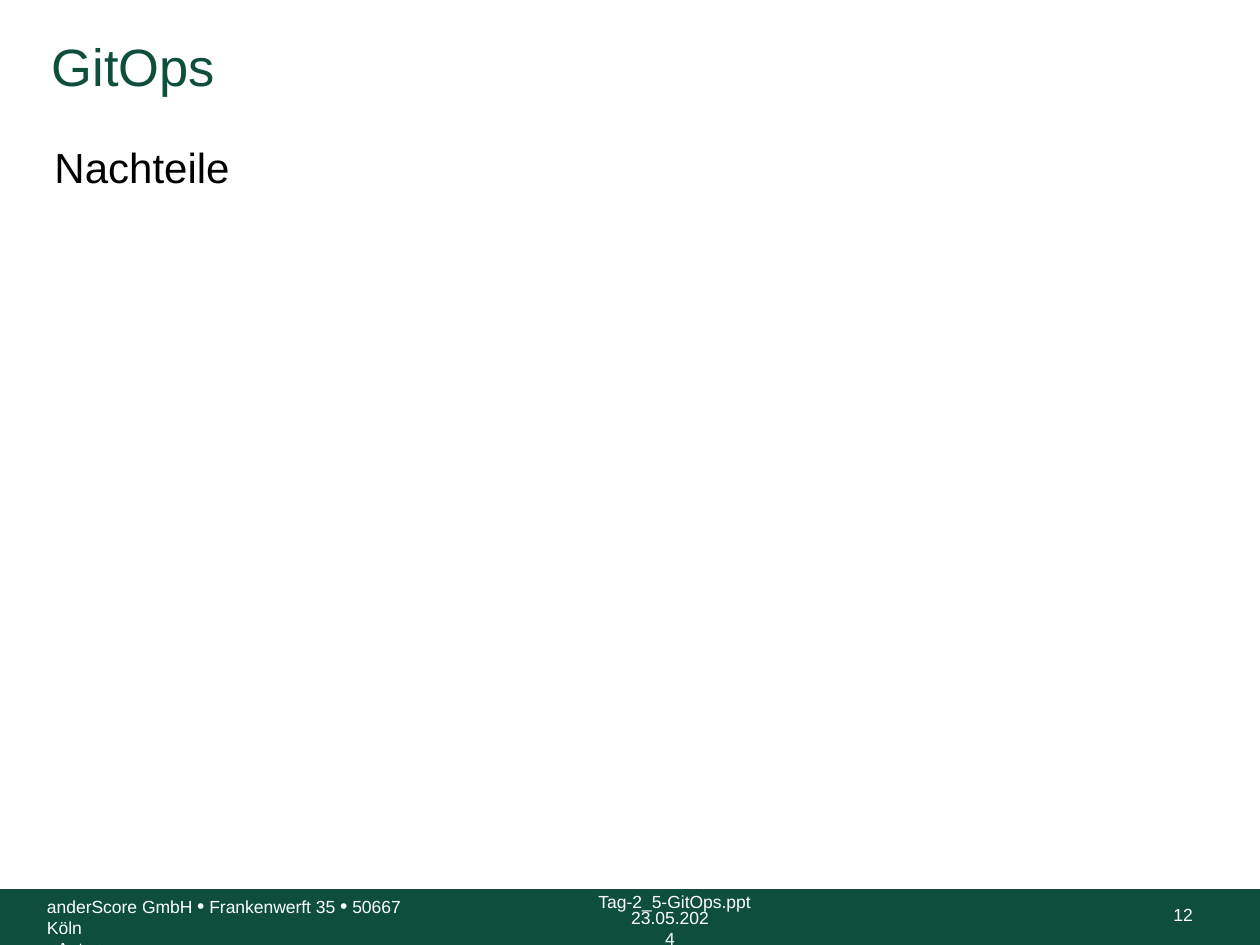
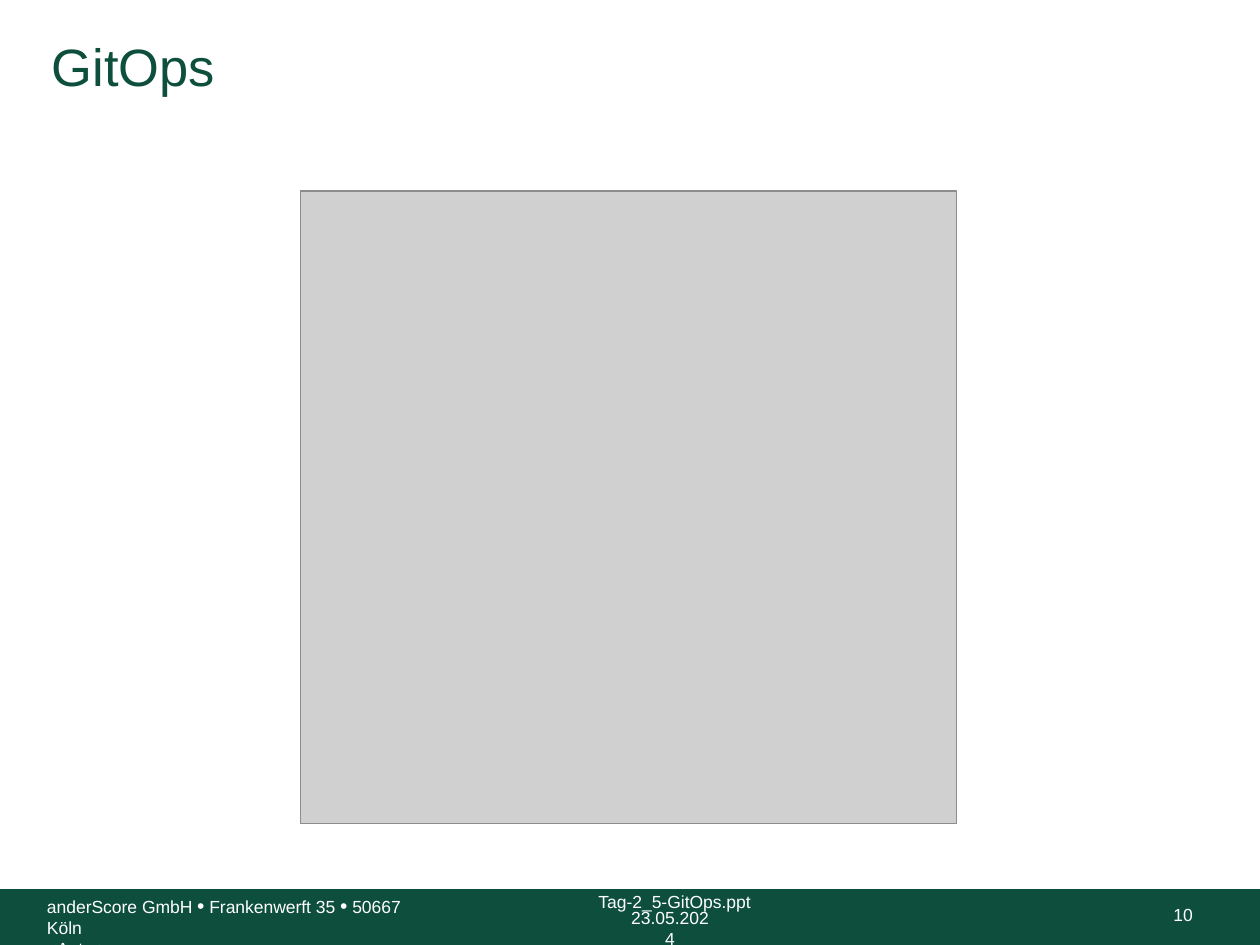
Before and after one commit to anderscore-gmbh/gitlab, a slide deck: slide 10 of slides/Tag-2_5-GitOps.pptx (slide 12 before the commit). Drawn at 1260x945 pixels with LibreOffice and Linux fonts; fonts in the diff are those of the drawing; grey boxes stand for pictures; background and template pictures are left out. Boxes give left, top, right and bottom in pixels: in the first picture for what was removed or moved away, otherwise in the second. Text is boxed around its words. In the diff, an @@ line names an element or a change of style, - is before the commit and + after.

```diff
--- a/slides/Tag-2_5-GitOps.pptx
+++ b/slides/Tag-2_5-GitOps.pptx
@@ text removed at (54,152,229,184) @@
-Nachteile
@@ picture added at (300,192,956,824) @@
@@ page number at (1173,908,1192,921): text changed @@
-12
+10
```
Also in this commit, not shown: 4 other slides changed, 5 slides added, 1 other file.
